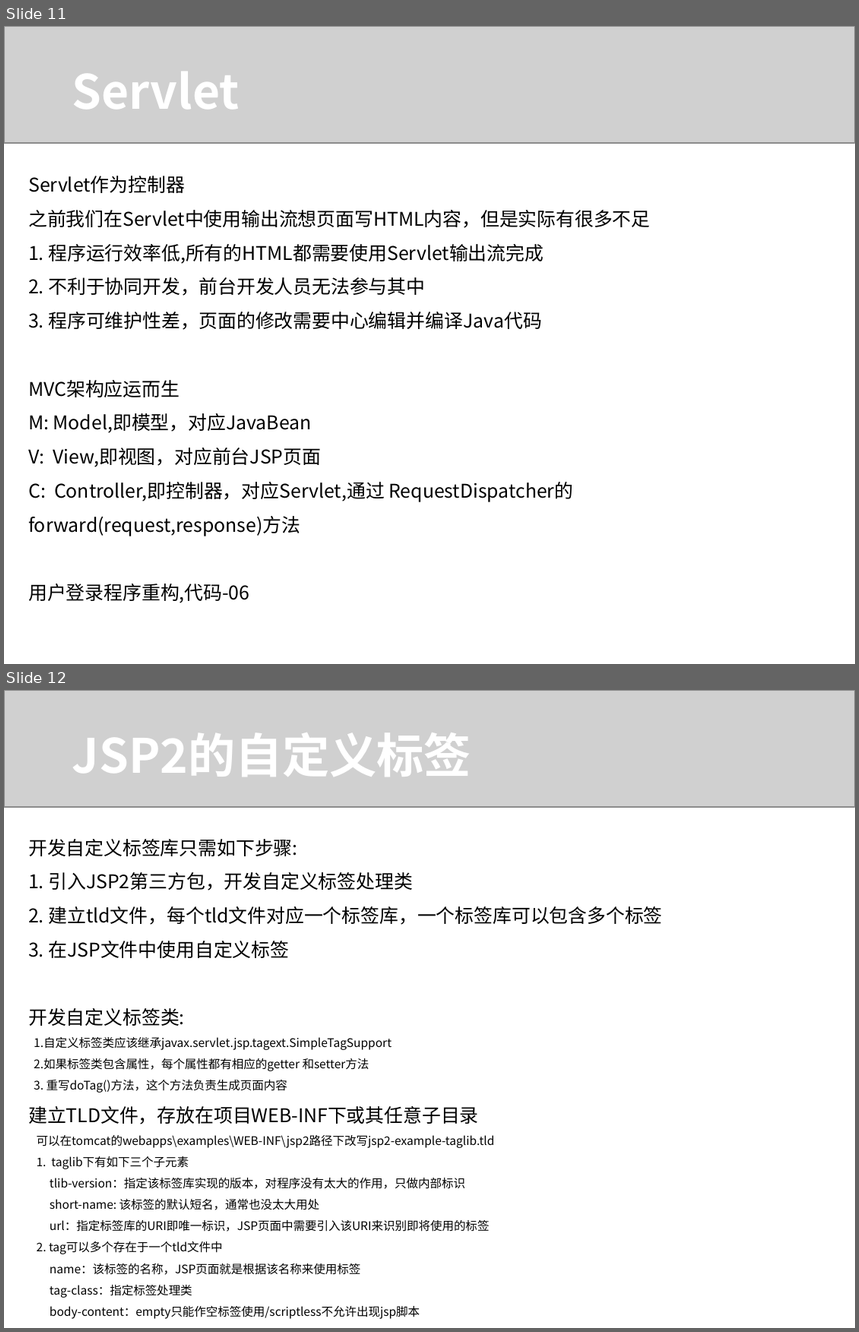
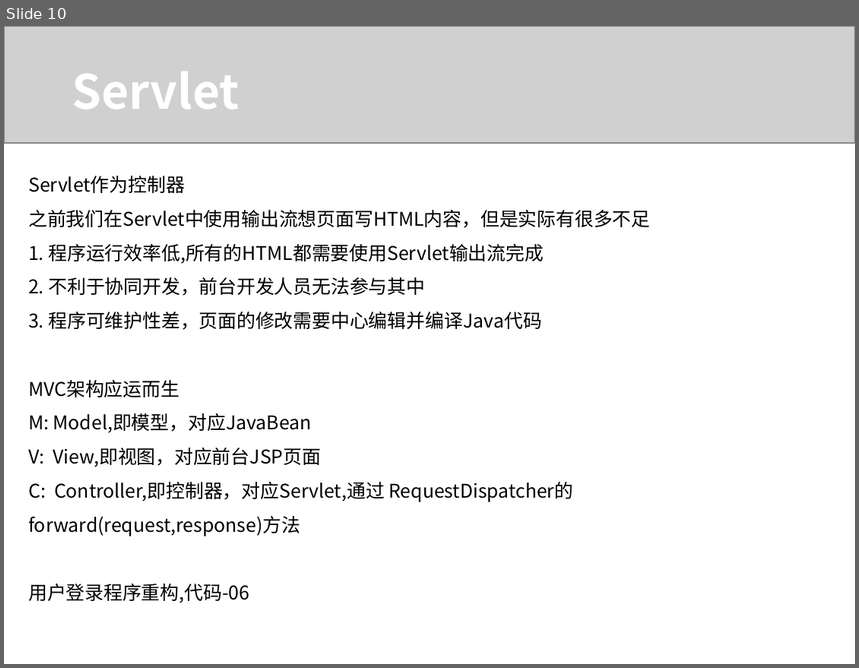
Before and after one commit to juno1985/softcits-training, a slide deck: 中级/中级Servlet.ppt. Shown one above the other, each under a label of ours: slides 11 and 12 before the commit, slide 10 after it. The pictures are 859x1332 and 859x668 pixels, drawn with LibreOffice and Linux fonts; fonts in the diff are those of the drawing; grey boxes stand for pictures. Boxes give left, top, right and bottom in pixels: in the first picture for what was removed or moved away, otherwise in the second. Text is boxed around its words. In the diff, an @@ line names an element or a change of style, - is before the commit and + after.

Commit message:
增加中级知识点文件

```diff
--- a/中级/中级Servlet.ppt
+++ b/中级/中级Servlet.ppt
@@ slide 12 removed at bbox=[4, 690, 855, 1328], background #FFFFFF @@
@@ picture removed at bbox=[4, 690, 855, 808] @@
@@ text removed at bbox=[72, 733, 471, 777] @@
-JSP2的自定义标签
@@ text removed at bbox=[28, 839, 662, 1319] @@
-开发自定义标签库只需如下步骤:
-1. 引入JSP2第三方包，开发自定义标签处理类
-2. 建立tld文件，每个tld文件对应一个标签库，一个标签库可以包含多个标签
-3. 在JSP文件中使用自定义标签
-开发自定义标签类:
-1.自定义标签类应该继承javax.servlet.jsp.tagext.SimpleTagSupport
-2.如果标签类包含属性，每个属性都有相应的getter 和setter方法
-3. 重写doTag()方法，这个方法负责生成页面内容
-建立TLD文件，存放在项目WEB-INF下或其任意子目录
-可以在tomcat的webapps\examples\WEB-INF\jsp2路径下改写jsp2-example-taglib.tld
-1. taglib下有如下三个子元素
-tlib-version：指定该标签库实现的版本，对程序没有太大的作用，只做内部标识
-short-name: 该标签的默认短名，通常也没太大用处
-url：指定标签库的URI即唯一标识，JSP页面中需要引入该URI来识别即将使用的标签
-2. tag可以多个存在于一个tld文件中
-name：该标签的名称，JSP页面就是根据该名称来使用标签
-tag-class：指定标签处理类
-body-content：empty只能作空标签使用/scriptless不允许出现jsp脚本
@@ what was slide 11 is now slide 10 @@
```
Also in this commit, not shown: 1 slide changed, 2 other slides removed.
